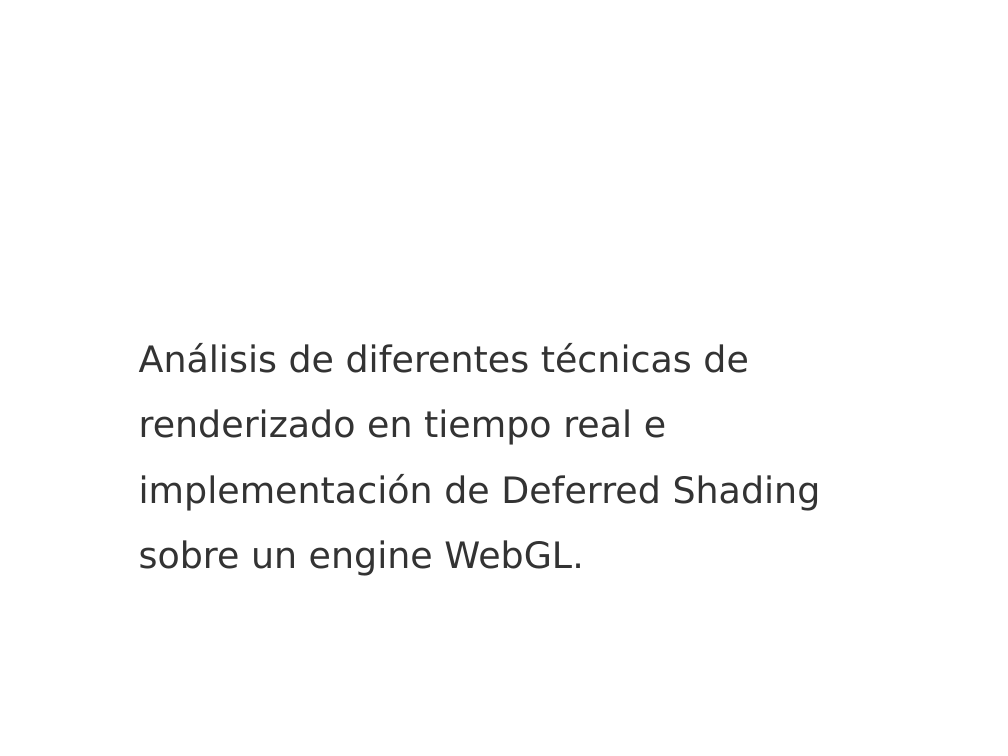
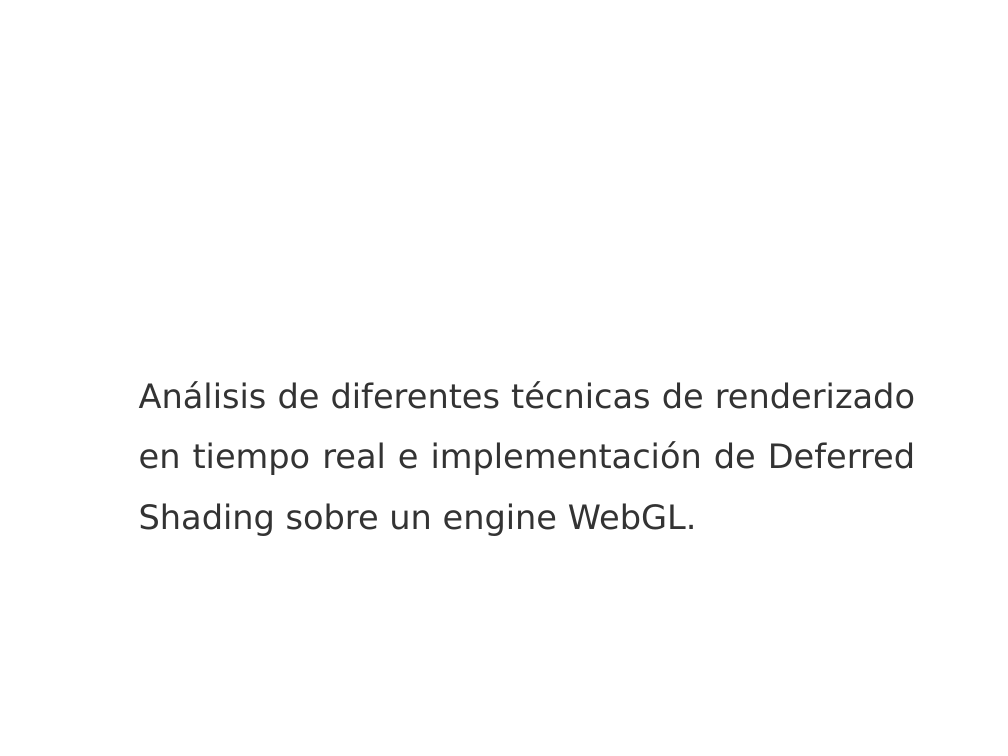
Before and after one commit to madowen/webGL, a slide deck: slide 2 of Docs/presentacion.pptx. Drawn at 1008x756 pixels with LibreOffice and Linux fonts; fonts in the diff are those of the drawing; background and template pictures are left out. Boxes give left, top, right and bottom in pixels: in the first picture for what was removed or moved away, otherwise in the second. Text is boxed around its words. In the diff, an @@ line names an element or a change of style, - is before the commit and + after.

```diff
--- a/Docs/presentacion.pptx
+++ b/Docs/presentacion.pptx
@@ text "Análisis de diferentes técnicas de ..." at (x1=139, y1=381, x2=915, y2=536): size 26 to 24 pt; alignment left to justified @@
```
Also in this commit, not shown: 2 other slides changed, 5 slides added.
